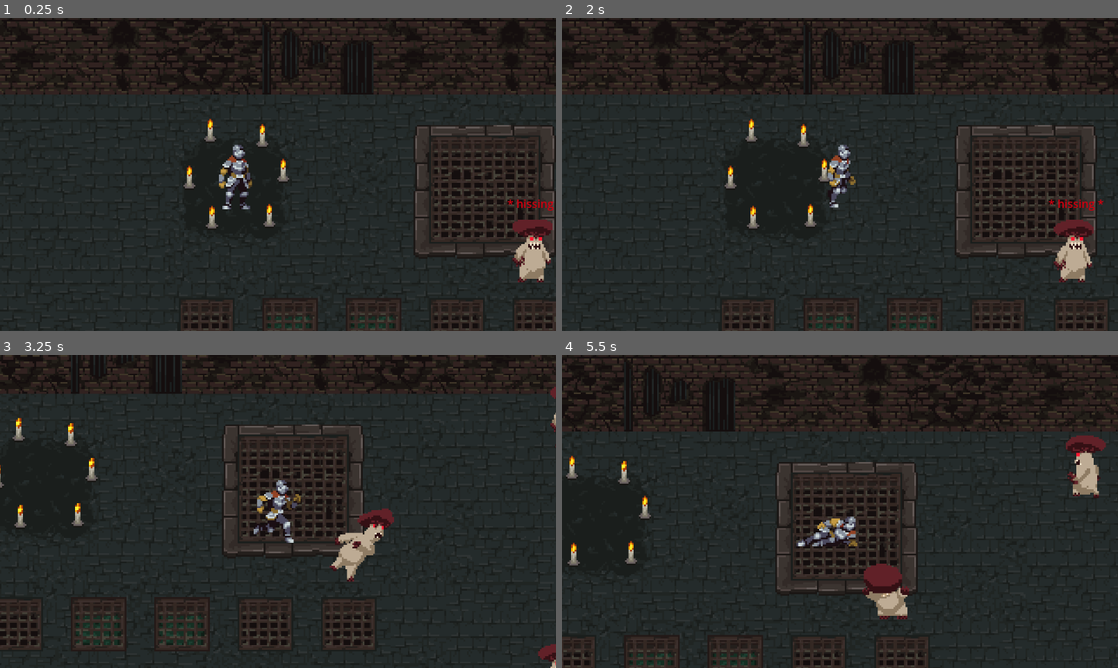
Above: before the commit, frames 1-4 (two rows, left to right).
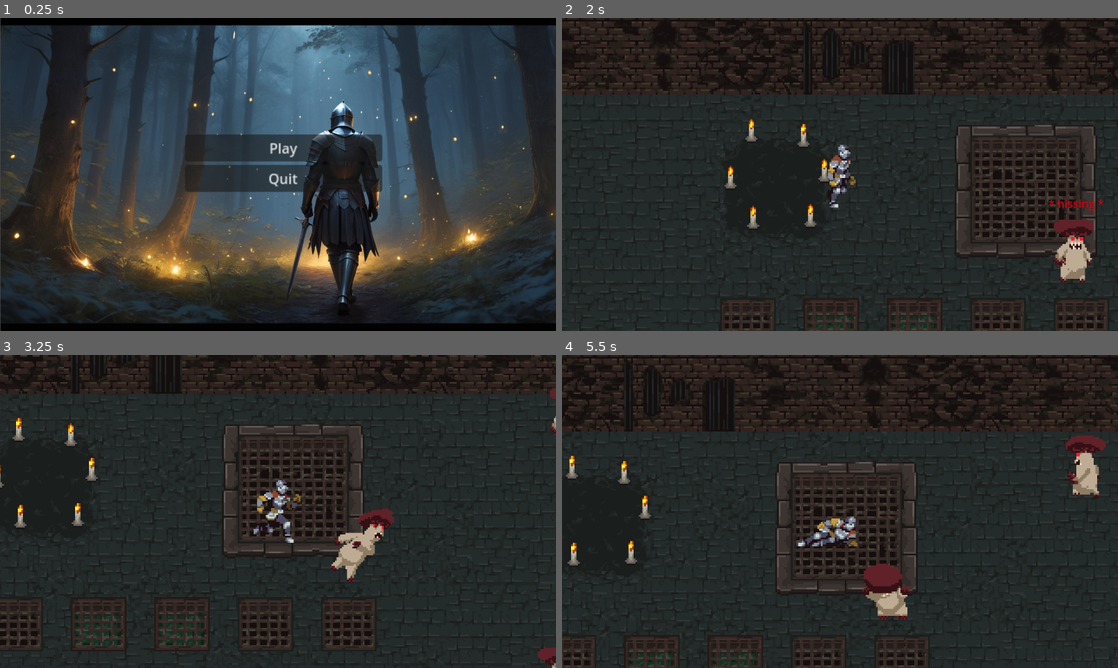
Above: after the commit, the same moments.

Repository: banyaroo26/dungeon-prototype
Game: Godot game, scene res://main_menu.tscn
The game is run twice, just before and just after one commit, with the same random seed, the same clock (stepped at 60 frames per second) and the same inputs. Before the commit the project starts from res://world.tscn.
Inputs (mouse positions are in pixels of both pictures, inside the frame that each line leads up to):
- Up to frame 1 (0.25 s): no input
- Up to frame 2 (2 s): click (845, 149) at 0.5 s, where only the run after the commit has a clickable "Play"; move the mouse to (962, 158) at 1.27 s; hold D (right) from 1.28 s (still down); click (962, 158) at 1.35 s
- Up to frame 3 (3.25 s): move the mouse to (166, 527) at 2.02 s; release D (right) at 2.03 s; hold S (down) 2.03-2.78 s; tap Shift (slide) at 2.1 s; move the mouse to (333, 442) at 2.77 s; hold D (right) from 2.78 s (still down); click (333, 442) at 2.85 s
- Up to frame 4 (5.5 s): move the mouse to (812, 574) at 3.52 s; release D (right) at 3.53 s; hold W (up) 3.53-4.28 s; tap Shift (slide) at 3.6, 5.1 s; move the mouse to (1006, 558) at 4.27 s; hold A (left) from 4.28 s (still down); click (1006, 558) at 4.35 s; move the mouse to (673, 464) at 5.02 s

The runs differ from the first frame. In frame 1, 65% of the frame differs, in the area x 0-100%, y 0-100%; in frame 2, 0.2%; in frame 3, 0.1%; in frame 4, less than 0.1%.

Commit message:
main menu and music

Diff:
--- /dev/null
+++ b/MarginContainer.gd
@@ -0,0 +1,9 @@
+extends MarginContainer
+
+# Called when the node enters the scene tree for the first time.
+func _ready():
+	pass
+
+# Called every frame. 'delta' is the elapsed time since the previous frame.
+func _process(delta):
+	pass
--- /dev/null
+++ b/Scripts/main_menu.gd
@@ -0,0 +1,19 @@
+extends Control
+
+
+# Called when the node enters the scene tree for the first time.
+func _ready():
+	pass # Replace with function body.
+
+
+# Called every frame. 'delta' is the elapsed time since the previous frame.
+func _process(delta):
+	pass
+
+
+func _on_play_pressed():
+	get_tree().change_scene_to_file("res://world.tscn")
+
+
+func _on_quit_pressed():
+	get_tree().quit()
--- /dev/null
+++ b/main_menu.tscn
@@ -0,0 +1,57 @@
+[gd_scene load_steps=5 format=3 uid="uid://okxywxnf8hs7"]
+
+[ext_resource type="Script" path="res://Scripts/main_menu.gd" id="1_hcjhx"]
+[ext_resource type="Script" path="res://MarginContainer.gd" id="2_rmnqi"]
+[ext_resource type="Texture2D" uid="uid://1uknoy28neiq" path="res://Assets/mainmenu.jpg" id="3_0a0te"]
+[ext_resource type="AudioStream" uid="uid://d3qa68gmblehp" path="res://Music/The Flameborn Rises.mp3" id="4_m4qag"]
+
+[node name="Main Menu" type="Control"]
+layout_mode = 3
+anchors_preset = 0
+offset_left = 1497.0
+offset_top = 1114.0
+offset_right = 1497.0
+offset_bottom = 1114.0
+script = ExtResource("1_hcjhx")
+
+[node name="MarginContainer" type="MarginContainer" parent="."]
+z_index = 2
+layout_mode = 0
+offset_left = -1071.0
+offset_top = -846.0
+offset_right = -844.0
+offset_bottom = -770.0
+scale = Vector2(2, 2)
+script = ExtResource("2_rmnqi")
+metadata/_edit_lock_ = true
+
+[node name="VBoxContainer" type="VBoxContainer" parent="MarginContainer"]
+z_index = 3
+layout_mode = 2
+
+[node name="Play" type="Button" parent="MarginContainer/VBoxContainer"]
+z_index = 3
+layout_mode = 2
+text = "Play"
+
+[node name="Quit" type="Button" parent="MarginContainer/VBoxContainer"]
+z_index = 3
+layout_mode = 2
+text = "Quit"
+
+[node name="TextureRect" type="TextureRect" parent="."]
+layout_mode = 0
+offset_left = -1496.0
+offset_top = -1114.0
+offset_right = -216.0
+offset_bottom = -394.0
+mouse_filter = 2
+texture = ExtResource("3_0a0te")
+metadata/_edit_lock_ = true
+
+[node name="AudioStreamPlayer2D" type="AudioStreamPlayer2D" parent="."]
+stream = ExtResource("4_m4qag")
+autoplay = true
+
+[connection signal="pressed" from="MarginContainer/VBoxContainer/Play" to="." method="_on_play_pressed"]
+[connection signal="pressed" from="MarginContainer/VBoxContainer/Quit" to="." method="_on_quit_pressed"]
--- a/project.godot
+++ b/project.godot
@@ -11,7 +11,7 @@
 [application]
 
 config/name="Dungeon Prototype"
-run/main_scene="res://world.tscn"
+run/main_scene="res://main_menu.tscn"
 config/features=PackedStringArray("4.2", "Forward Plus")
 boot_splash/bg_color=Color(0.141176, 0.141176, 0.141176, 1)
 config/icon="res://icon.svg"
Binary file added: Assets/mainmenu.jpg
Not shown, added: Assets/mainmenu.jpg.import
Not shown, added: Music/The Flameborn Rises.mp3.import
Not shown, added: Music/The Flameborn Rises.mp3
